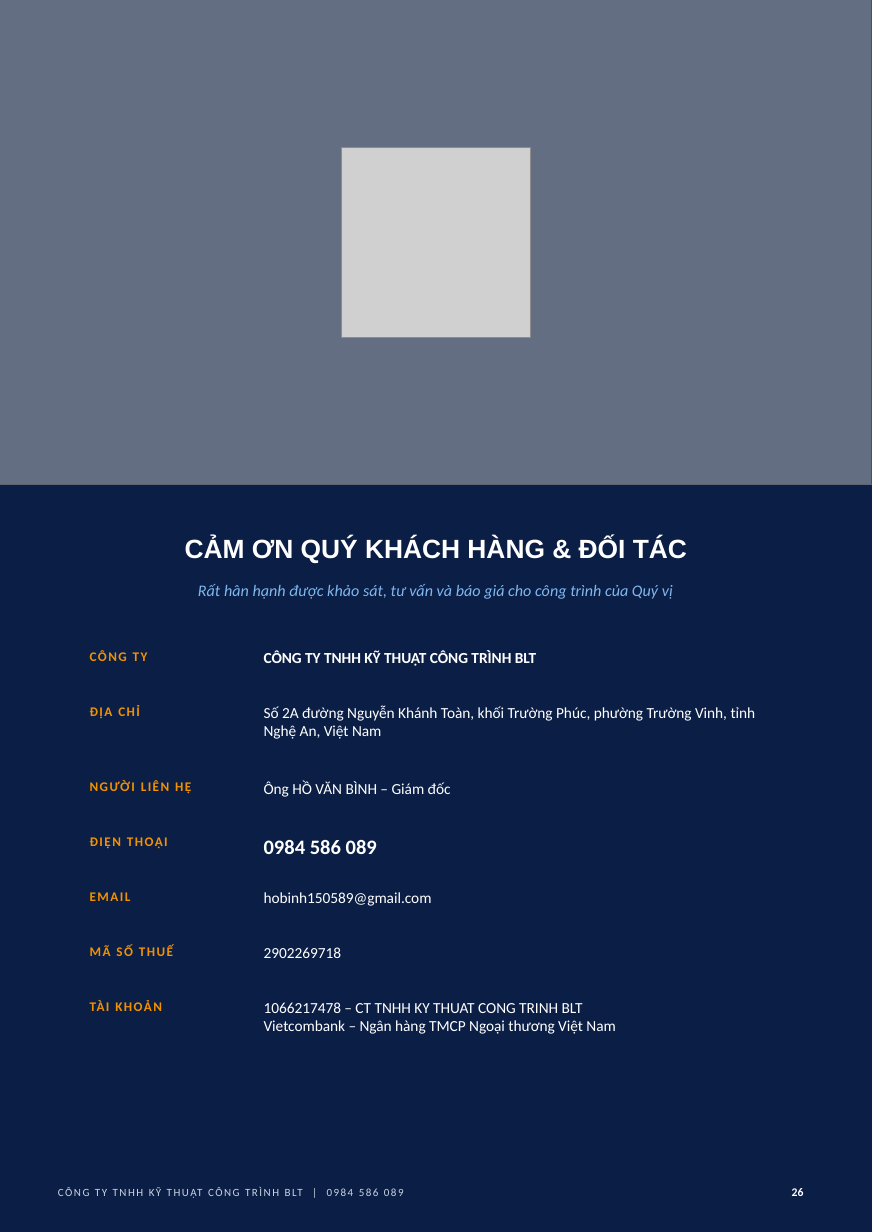
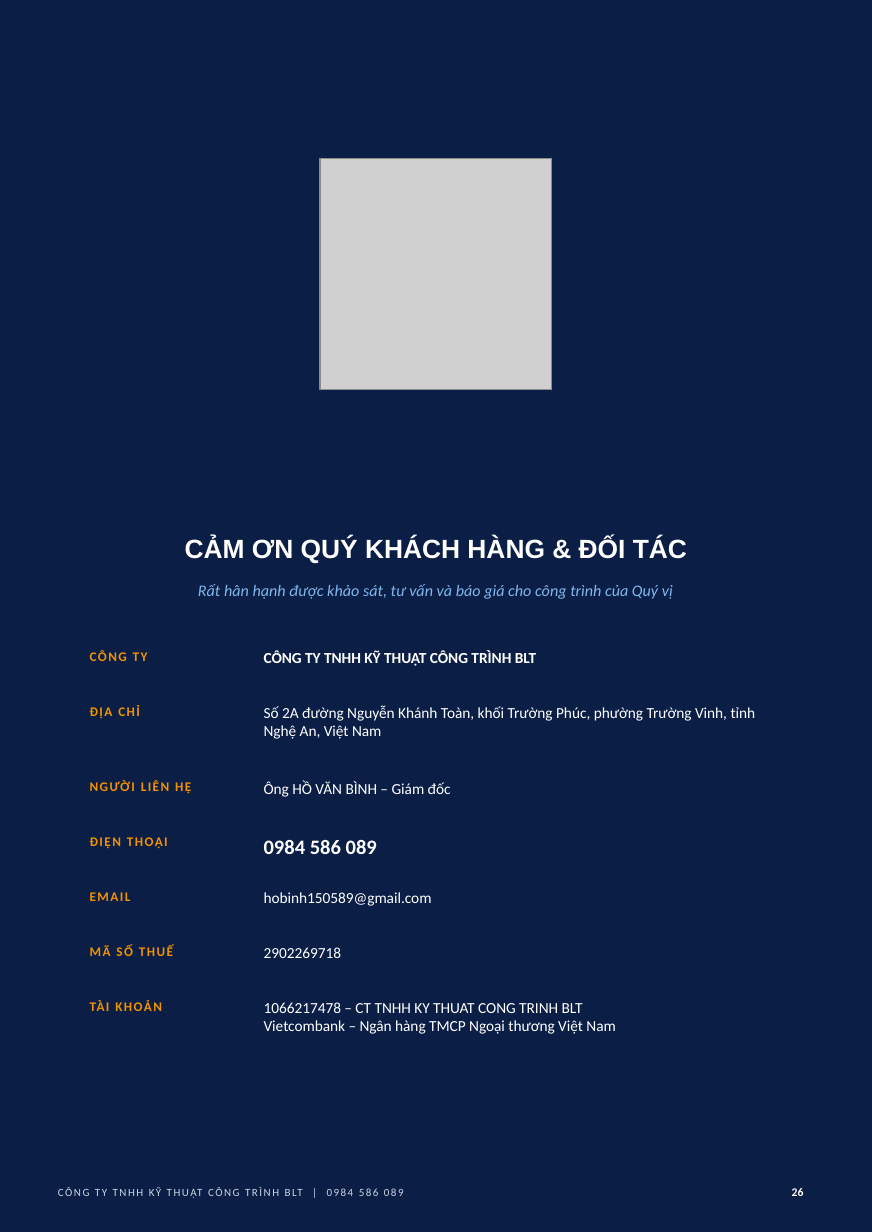
Before and after one commit to haquyenkl2-sys/C-NG-TY-CP-TH-NG-M-I-T-NG-H-P-MINH-PH-T, a slide deck: slide 26 of ho-so-nang-luc-BLT/HO_SO_NANG_LUC_BLT.pptx. Drawn at 872x1232 pixels with LibreOffice and Linux fonts; fonts in the diff are those of the drawing; grey boxes stand for pictures. Boxes give left, top, right and bottom in pixels: in the first picture for what was removed or moved away, otherwise in the second. Text is boxed around its words. In the diff, an @@ line names an element or a change of style, - is before the commit and + after.

```diff
--- a/ho-so-nang-luc-BLT/HO_SO_NANG_LUC_BLT.pptx
+++ b/ho-so-nang-luc-BLT/HO_SO_NANG_LUC_BLT.pptx
@@ picture removed at (0,0,872,485) @@
@@ rectangle removed at (0,0,872,485) @@
@@ picture: place and size @@
-picture at (341,148,530,337)
+picture at (321,158,553,390)
```
Also in this commit, not shown: 18 other slides changed, 4 other files.
